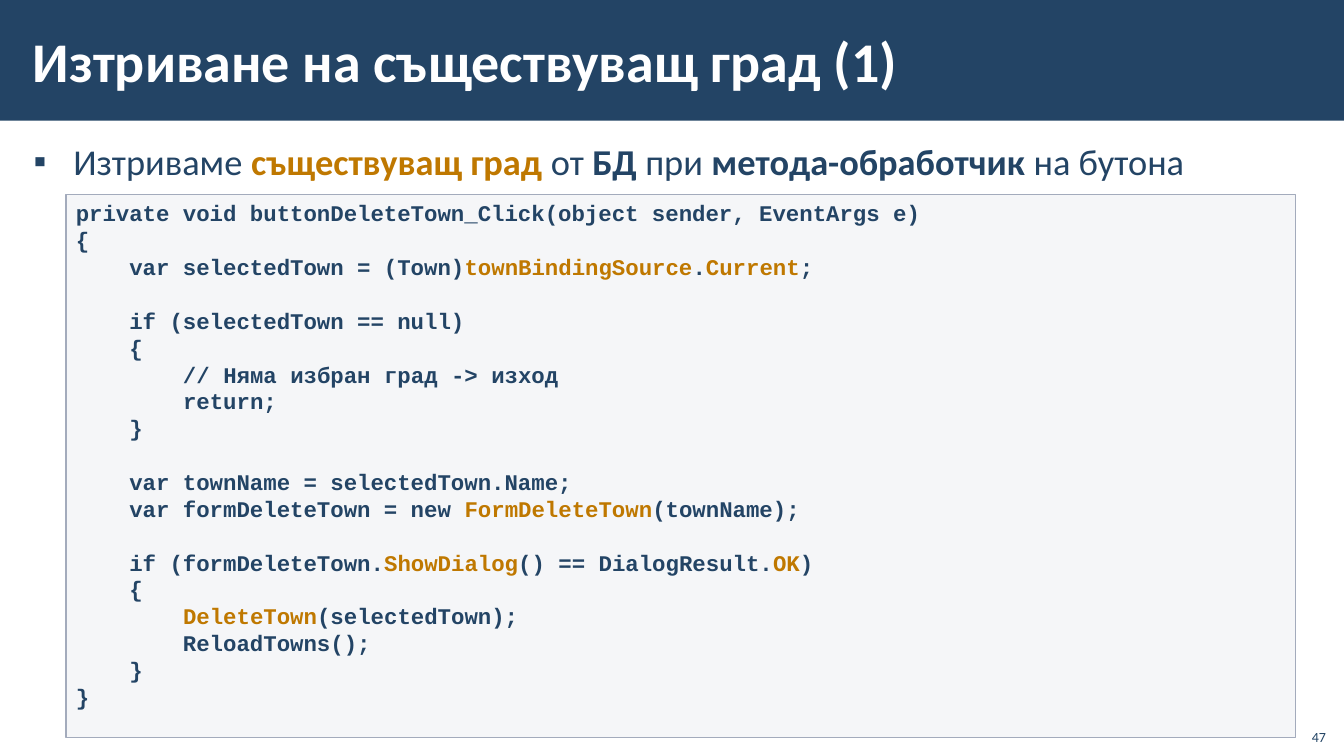
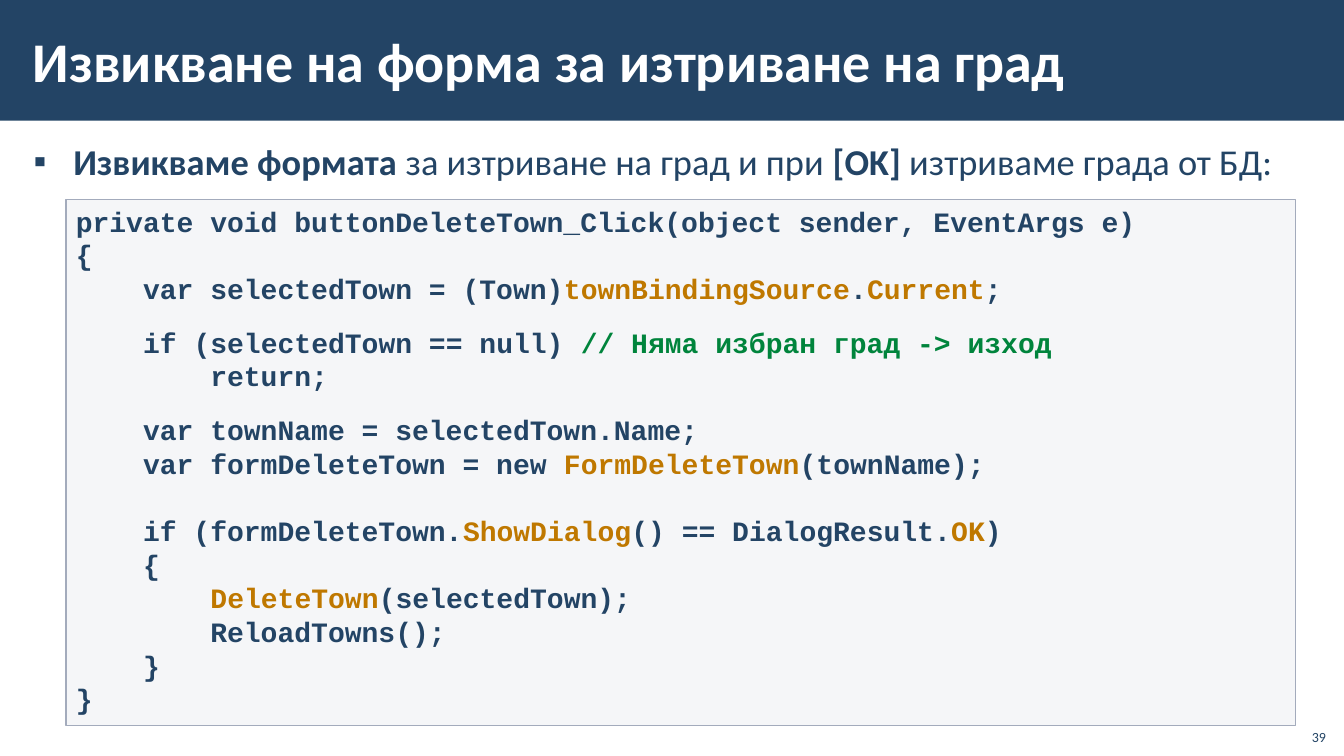
Before and after one commit to BG-IT-Edu/School-Programming, a slide deck: slide 39 of Courses/Software-Sciences/Module-4-Information-Systems-New/06-CRUD-with-EF-and-Windows-Forms/06-CRUD-with-EF-Core-and-Windows-Forms.pptx (slide 47 before the commit). Drawn at 1344x756 pixels with LibreOffice and Linux fonts; fonts in the diff are those of the drawing; background and template pictures are left out. Boxes give left, top, right and bottom in pixels: in the first picture for what was removed or moved away, otherwise in the second. Text is boxed around its words. In the diff, an @@ line names an element or a change of style, - is before the commit and + after.

```diff
--- a/Courses/Software-Sciences/Module-4-Information-Systems-New/06-CRUD-with-EF-and-Windows-Forms/06-CRUD-with-EF-Core-and-Windows-Forms.pptx
+++ b/Courses/Software-Sciences/Module-4-Information-Systems-New/06-CRUD-with-EF-and-Windows-Forms/06-CRUD-with-EF-Core-and-Windows-Forms.pptx
@@ title at [33, 43, 1064, 91]: text changed @@
-Изтриване на съществуващ град (1)
+Извикване на форма за изтриване на град
@@ text at [73, 148, 1272, 181]: text changed; bold off @@
-▪ Изтриваме съществуващ град от БД при метода-обработчик на бутона
+▪ Извикваме формата за изтриване на град и при [OK] изтриваме града от БД:
@@ text in rectangle at [66, 200, 1296, 726]: paragraph removed @@
-}
@@ rectangle "private void buttonDeleteTown_Click(object sender, EventArgs ...": place and size @@
-rectangle "private void buttonDeleteTown_Click(object sender, EventArgs ..." at [66, 195, 1296, 738]
+rectangle "private void buttonDeleteTown_Click(object sender, EventArgs ..." at [66, 200, 1296, 726]
@@ text in rectangle at [76, 212, 1136, 648]: size 16 to 20 pt in "private void buttonDeleteTown_Click(object sender, EventArgs ...", "{", "var selectedTown = (Town)townBindingSource.Current;", "return;" and 8 more places @@
@@ text in rectangle at [143, 333, 1052, 359]: text changed; size 16 to 20 pt; text colour #234465 to #00843C @@
-if (selectedTown == null)
-{
-// Няма избран град -> изход
+if (selectedTown == null) // Няма избран град -> изход
@@ page number at [1312, 733, 1326, 742]: text changed @@
-47
+39
```
Also in this commit, not shown: 26 other slides changed, 1 slide added, 9 slides removed.
